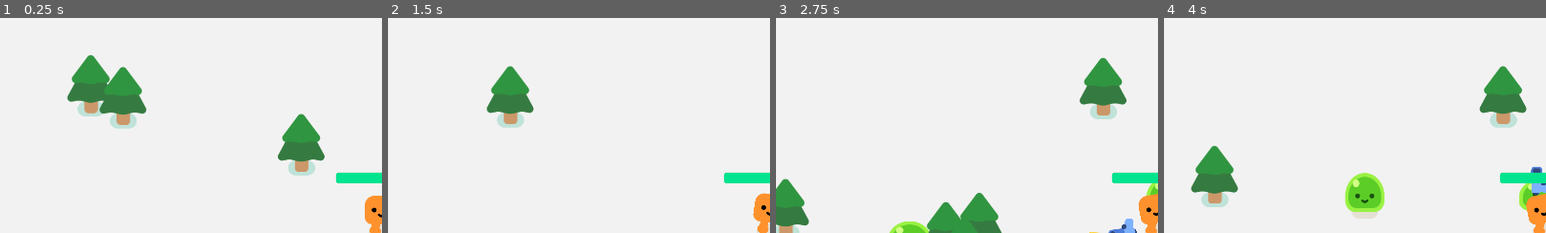
Above: before the commit, frames 1-4 (left to right).
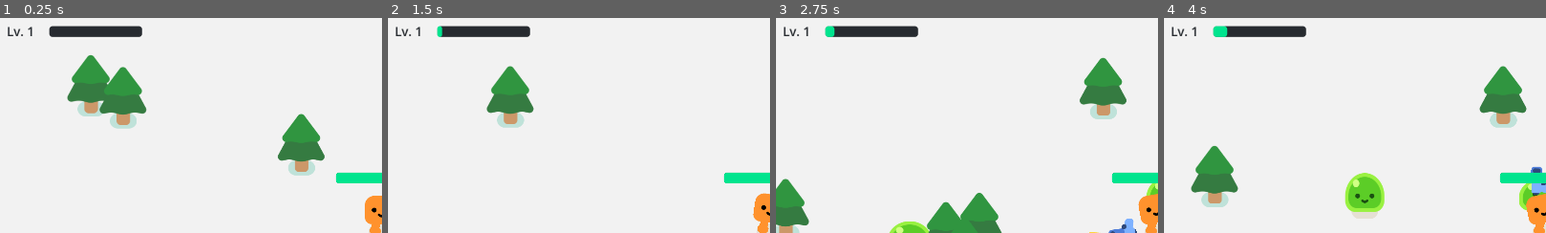
Above: after the commit, the same moments.

Repository: Laynaria/2D-Project-Survivor
Game: Godot game, scene res://survivors_game.tscn
The game is run twice, just before and just after one commit, with the same random seed, the same clock (stepped at 60 frames per second) and the same inputs.
Inputs:
- Up to frame 1 (0.25 s): no input
- Up to frame 2 (1.5 s): hold D (move_right) 0.53-1.28 s; hold S (move_down) from 1.28 s (still down)
- Up to frame 3 (2.75 s): release S (move_down) at 2.03 s; hold D (move_right) from 2.03 s (still down)
- Up to frame 4 (4 s): release D (move_right) at 2.78 s; hold W (move_up) 2.78-3.53 s; hold A (move_left) from 3.53 s (still down)
The pictures show only the part of the screen within x 0-50%, y 0-50%; the shares and areas given below are measured in that part.

The runs differ from the first frame. In frame 1, 1.4% of the frame differs, in the area x 2-38%, y 3-9%; in frame 2, 1.4%; in frame 3, 1.4%; in frame 4, 1.4%.

Commit message:
added level up system, and multiple features link to that system

Diff:
--- a/gun.tscn
+++ b/gun.tscn
@@ -7,11 +7,13 @@
 radius = 618.634
 
 [node name="Gun" type="Area2D" unique_id=68863186]
-collision_layer = 0
-collision_mask = 2
+collision_layer = 4
+collision_mask = 6
 script = ExtResource("1_dk5gl")
 
 [node name="CollisionShape2D" type="CollisionShape2D" parent="." unique_id=1736435852]
+light_mask = 5
+visibility_layer = 5
 shape = SubResource("CircleShape2D_ptbx7")
 
 [node name="WeaponPivot" type="Marker2D" parent="." unique_id=1403861750]
--- a/player.gd
+++ b/player.gd
@@ -24,3 +24,9 @@
 		%ProgressBar.value = health
 		if health <= 0.0:
 			health_depleted.emit()
+
+func level_up():
+	var new_gun = preload("res://gun.tscn").instantiate()
+	# %PathFollow2D.progress_ratio = randf()
+	# new_gun.global_position =  %PathFollow2D.global_position
+	add_child(new_gun)
--- a/survivors_game.gd
+++ b/survivors_game.gd
@@ -1,13 +1,16 @@
 extends Node2D
 
-const MAX_MOBS = 50
+var max_mobs = 50
 var mob_count = 0
+
+var lvl = 1
+var xp = 0
 
 func _ready() -> void:
 	%GameOver.hide()
 
 func spawn_mob():
-	if mob_count >= MAX_MOBS:
+	if mob_count >= max_mobs:
 		return
 
 	var new_mob = preload("res://mob.tscn").instantiate()
@@ -20,6 +23,15 @@
 
 func _on_mob_tree_exited():
 	mob_count -= 1
+	xp += 5
+	if xp >= 100 and lvl < 99:
+		xp = 0
+		lvl += 1
+		%LvlLabel.text = "Lv. %s" % lvl
+		$Player.level_up()
+		$MobSpawnTimer.wait_time *= 0.8
+		max_mobs += 1
+	%ExpBar.value = xp
 
 func _on_mob_spawn_timer_timeout() -> void:
 	spawn_mob()
--- a/survivors_game.tscn
+++ b/survivors_game.tscn
@@ -3,6 +3,20 @@
 [ext_resource type="PackedScene" uid="uid://c1sx7bic4uhdj" path="res://player.tscn" id="1_3cish"]
 [ext_resource type="Script" uid="uid://c1bfau31nfqio" path="res://survivors_game.gd" id="1_qqaft"]
 [ext_resource type="PackedScene" uid="uid://dq3r015sr1uql" path="res://pine_tree.tscn" id="2_y3pti"]
+
+[sub_resource type="StyleBoxFlat" id="StyleBoxFlat_l26od"]
+bg_color = Color(0.15294118, 0.16862746, 0.1882353, 1)
+corner_radius_top_left = 8
+corner_radius_top_right = 8
+corner_radius_bottom_right = 8
+corner_radius_bottom_left = 8
+
+[sub_resource type="StyleBoxFlat" id="StyleBoxFlat_qqaft"]
+bg_color = Color(0, 0.89411765, 0.5568628, 1)
+corner_radius_top_left = 8
+corner_radius_top_right = 8
+corner_radius_bottom_right = 8
+corner_radius_bottom_left = 8
 
 [sub_resource type="Curve2D" id="Curve2D_l26od"]
 _data = {
@@ -27,6 +41,30 @@
 offset_right = 1920.0
 offset_bottom = 1080.0
 color = Color(0.9471994, 0.9471994, 0.9471994, 1)
+
+[node name="HUD" type="CanvasLayer" parent="." unique_id=826242962]
+
+[node name="ExpBar" type="ProgressBar" parent="HUD" unique_id=733427274]
+unique_name_in_owner = true
+z_index = 10
+offset_left = 124.0
+offset_top = 23.0
+offset_right = 357.0
+offset_bottom = 50.0
+theme_override_styles/background = SubResource("StyleBoxFlat_l26od")
+theme_override_styles/fill = SubResource("StyleBoxFlat_qqaft")
+show_percentage = false
+
+[node name="LvlLabel" type="Label" parent="HUD" unique_id=1125101198]
+unique_name_in_owner = true
+z_index = 10
+offset_left = 17.0
+offset_top = 13.0
+offset_right = 87.0
+offset_bottom = 58.0
+theme_override_colors/font_color = Color(0.15294118, 0.16862746, 0.1882353, 1)
+theme_override_font_sizes/font_size = 32
+text = "Lv. 1"
 
 [node name="Player" parent="." unique_id=160481880 instance=ExtResource("1_3cish")]
 position = Vector2(963, 526)
@@ -76,6 +114,7 @@
 
 [node name="GameOver" type="CanvasLayer" parent="." unique_id=677979946]
 unique_name_in_owner = true
+visible = false
 
 [node name="ColorRect" type="ColorRect" parent="GameOver" unique_id=789706960]
 anchors_preset = 15
Not shown, changed: export_presets.cfg
Binary file added: index.apple-touch-icon.png
Binary file added: index.icon.png
Binary file added: index.png
Not shown, changed: README.md
Not shown, added: index.audio.position.worklet.js
Not shown, added: index.audio.worklet.js
Not shown, changed: index.html
Not shown, added: index.js
Not shown, added: index.pck
Not shown, added: index.wasm
